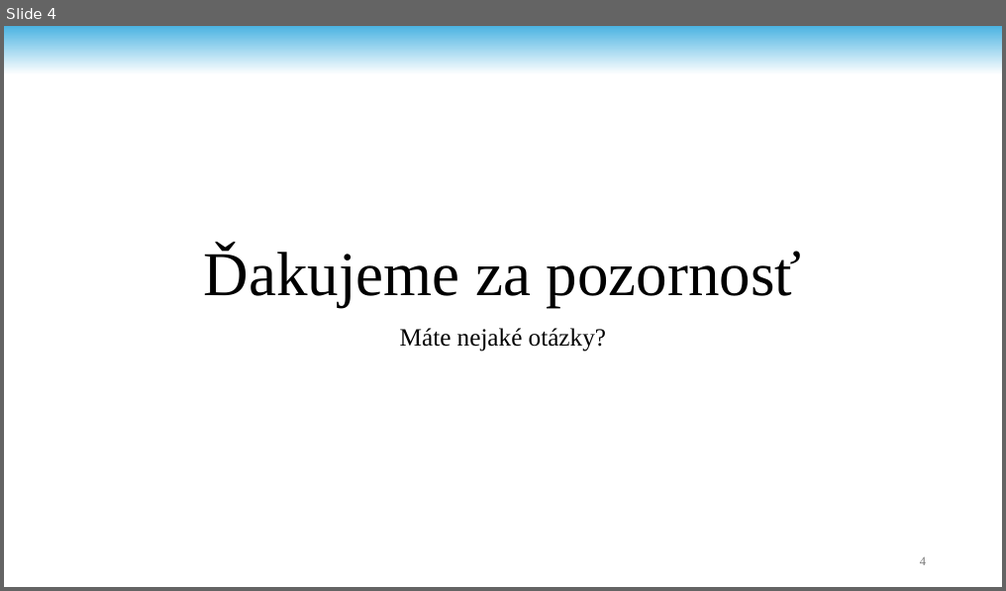
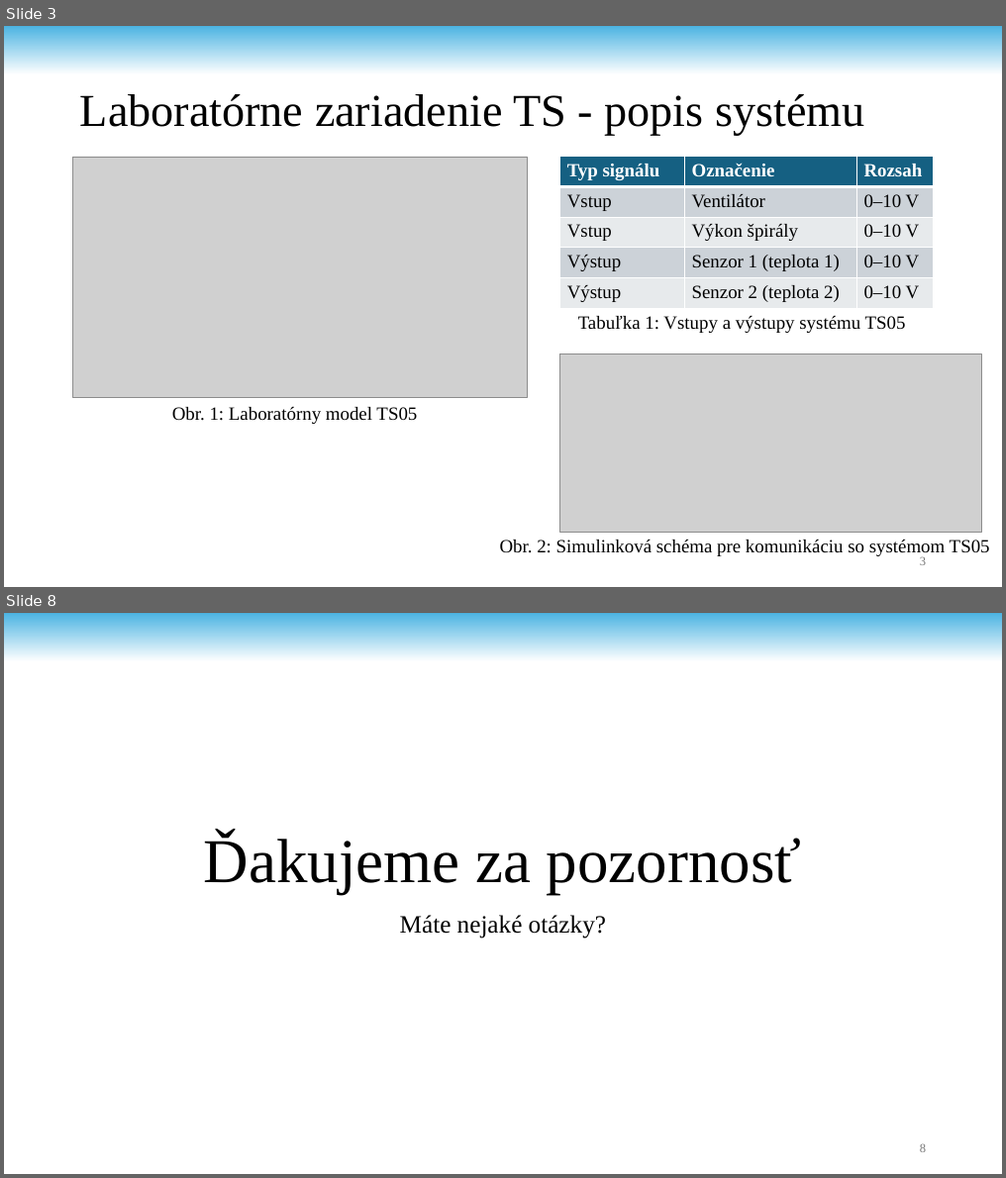
Before and after one commit to andrii-stoliar/DP-Stoliar, a slide deck: PREZ.pptx. Shown one above the other, each under a label of ours: slide 4 before the commit, slides 3 and 8 after it; the slides between them are not shown. The pictures are 1006x591 and 1006x1178 pixels, drawn with LibreOffice and Linux fonts; fonts in the diff are those of the drawing; grey boxes stand for pictures; background and template pictures are left out. Boxes give left, top, right and bottom in pixels: in the first picture for what was removed or moved away, otherwise in the second. Text is boxed around its words. In the diff, an @@ line names an element or a change of style, - is before the commit and + after.

```diff
--- a/PREZ.pptx
+++ b/PREZ.pptx
@@ slide 3 added at (4,26,1002,587), background #FFFFFF; not listed: 1 template element that a slide beside it also shows @@
@@ title added at (80,94,864,135), 44 pt, text #000000 @@
+Laboratórne zariadenie TS - popis systému
@@ picture added at (73,157,528,398) @@
@@ table added at (559,157,933,309), 5 rows, 3 columns @@
+Typ signálu | Označenie | Rozsah
+Vstup | Ventilátor | 0–10 V
+Vstup | Výkon špirály | 0–10 V
+Výstup | Senzor 1 (teplota 1) | 0–10 V
+Výstup | Senzor 2 (teplota 2) | 0–10 V
@@ text added at (578,316,906,333), 18 pt, text #000000 @@
+Tabuľka 1: Vstupy a výstupy systému TS05
@@ picture added at (559,354,982,532) @@
@@ text added at (172,407,417,424), 18 pt, text #000000 @@
+Obr. 1: Laboratórny model TS05
@@ text added at (500,540,990,558), 18 pt, text #000000 @@
+Obr. 2: Simulinková schéma pre komunikáciu so systémom TS05
@@ page number added at (920,557,926,566), 12 pt, text #797979 @@
+3
@@ what was slide 4 is now slide 8 @@
@@ page number at (920,1145,926,1153): text changed @@
-4
+8
```
Also in this commit, not shown: 1 slide changed, 5 other slides added, 2 slides removed.
